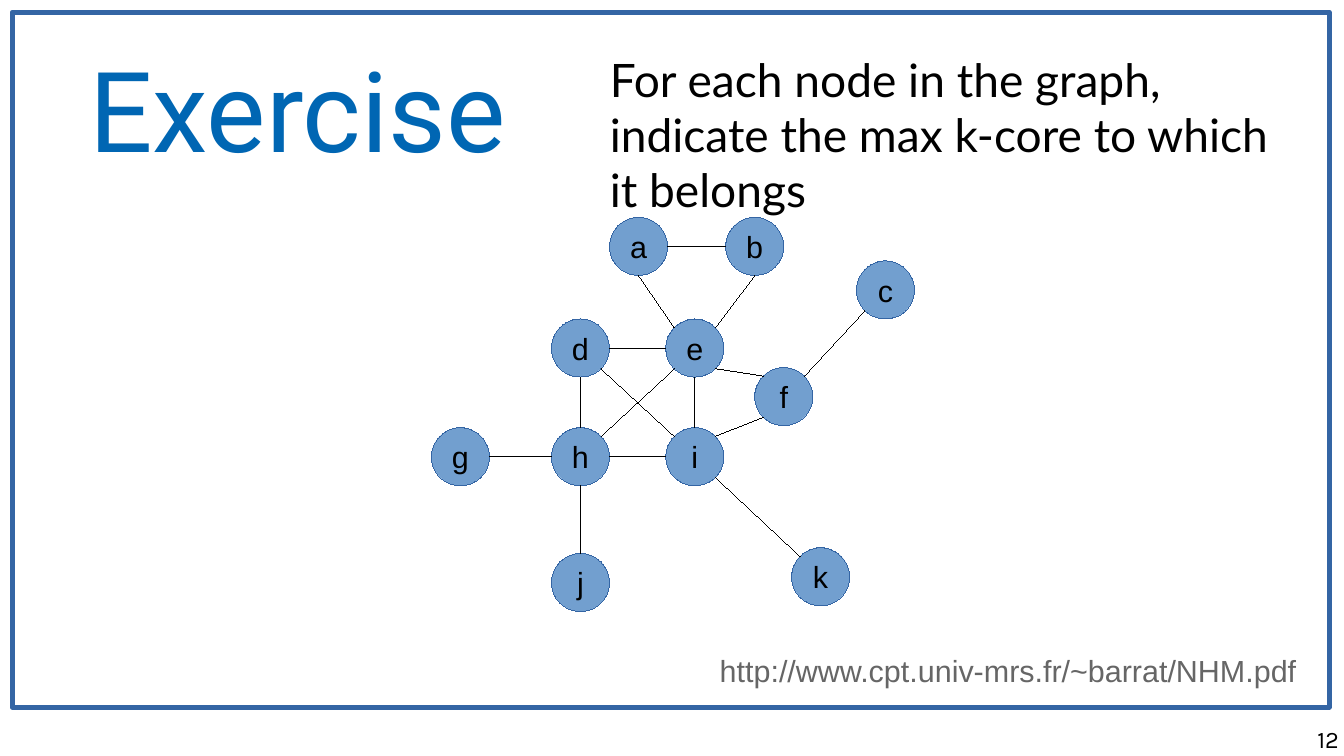
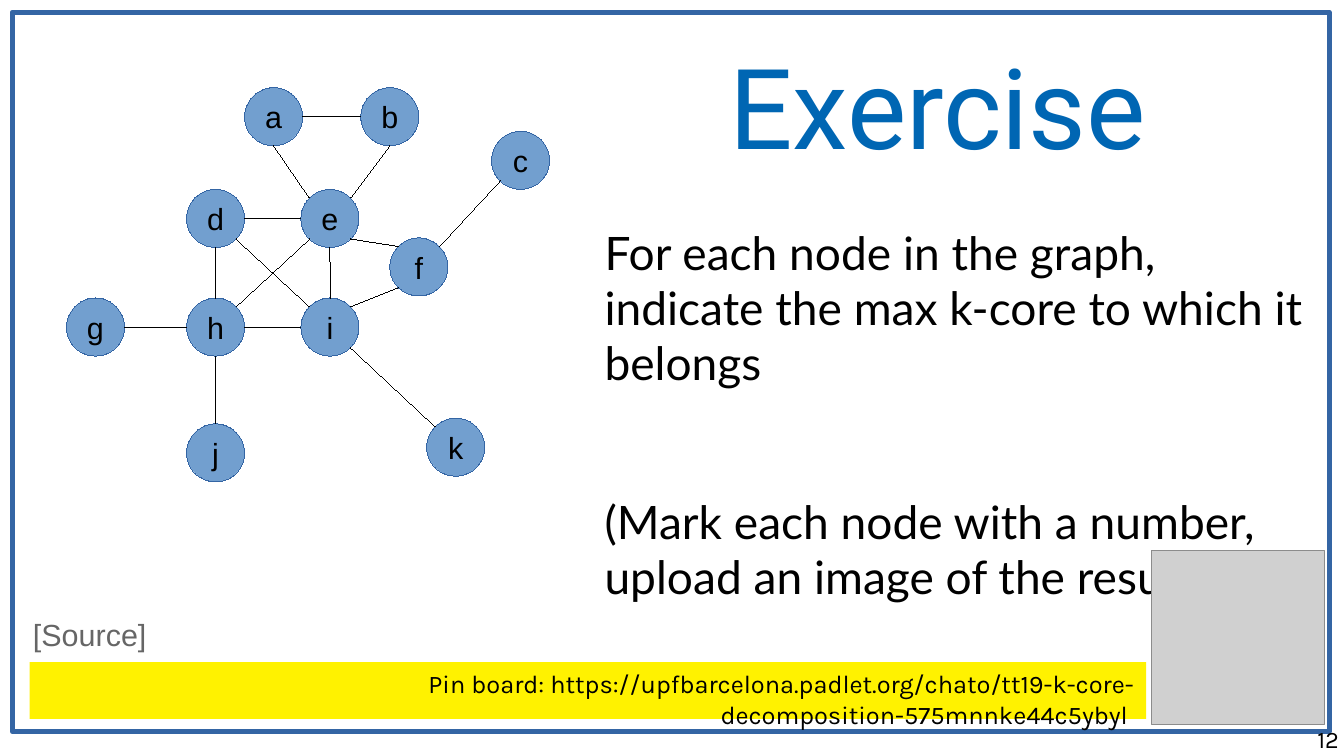
Before and after one commit to chatox/networks-science-course, a slide deck: slide 12 of theory/odp/tt19-k_cores.odp. Drawn at 1344x756 pixels with LibreOffice and Linux fonts; fonts in the diff are those of the drawing; grey boxes stand for pictures. Boxes give left, top, right and bottom in pixels: in the first picture for what was removed or moved away, otherwise in the second. Text is boxed around its words. In the diff, an @@ line names an element or a change of style, - is before the commit and + after.

```diff
--- a/theory/odp/tt19-k_cores.odp
+++ b/theory/odp/tt19-k_cores.odp
@@ rectangle: place and size @@
-rectangle at bbox=[12, 12, 1329, 707]
+rectangle at bbox=[12, 12, 1329, 732]
@@ title "Exercise": place and size @@
-title "Exercise" at bbox=[89, 71, 505, 153]
+title "Exercise" at bbox=[729, 68, 1145, 150]
@@ text "For each node in the ...": place and size @@
-text "For each node in the ..." at bbox=[610, 63, 1268, 216]
+text "For each node in the ..." at bbox=[605, 236, 1303, 603]
@@ 15 lines, 11 ellipses: place and size @@
-15 lines, 11 ellipses at bbox=[432, 217, 915, 612]
+15 lines, 11 ellipses at bbox=[67, 88, 550, 483]
@@ text at bbox=[605, 503, 1255, 603]: paragraph added @@
+(Mark each node with a number, upload an image of the result.)
@@ picture added at bbox=[1151, 550, 1324, 723] @@
@@ text added at bbox=[33, 624, 146, 652], 18 pt, text #666666 @@
+[Source]
@@ rectangle added at bbox=[29, 662, 1146, 720], fill #FFF200, 15 pt, text #000000 @@
+Pin board: https://upfbarcelona.padlet.org/chato/tt19-k-core-decomposition-575mnnke44c5ybyl
@@ text removed at bbox=[720, 660, 1296, 688] @@
-http://www.cpt.univ-mrs.fr/~barrat/NHM.pdf
```
Also in this commit, not shown: 2 other files.
